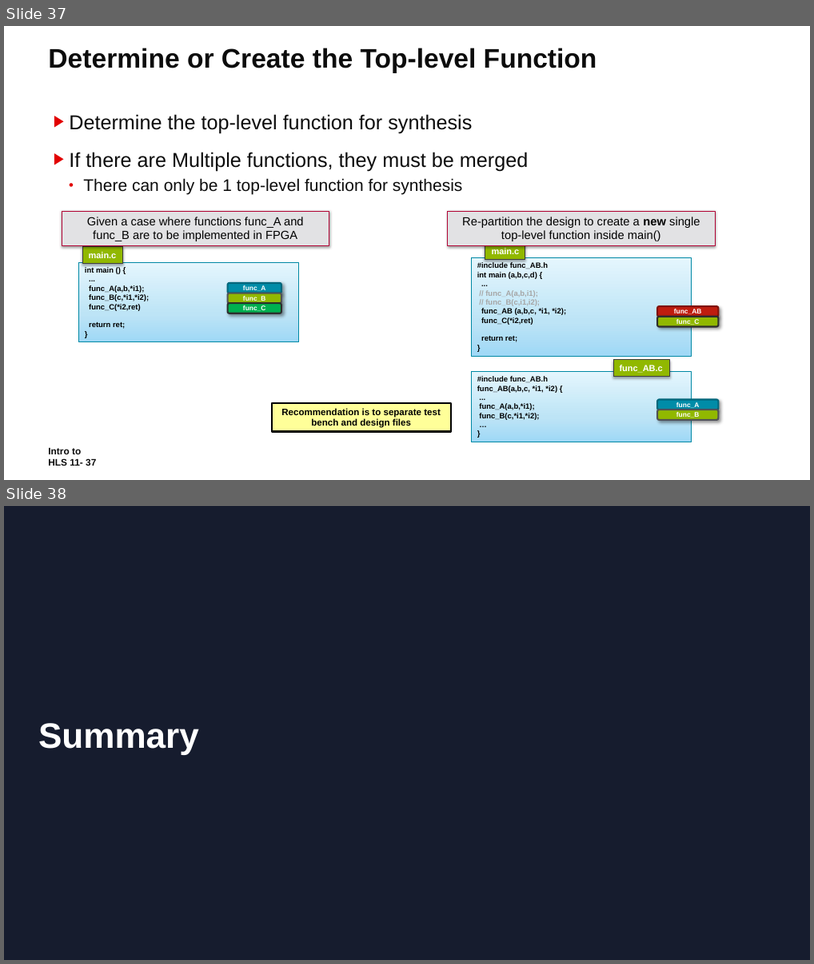
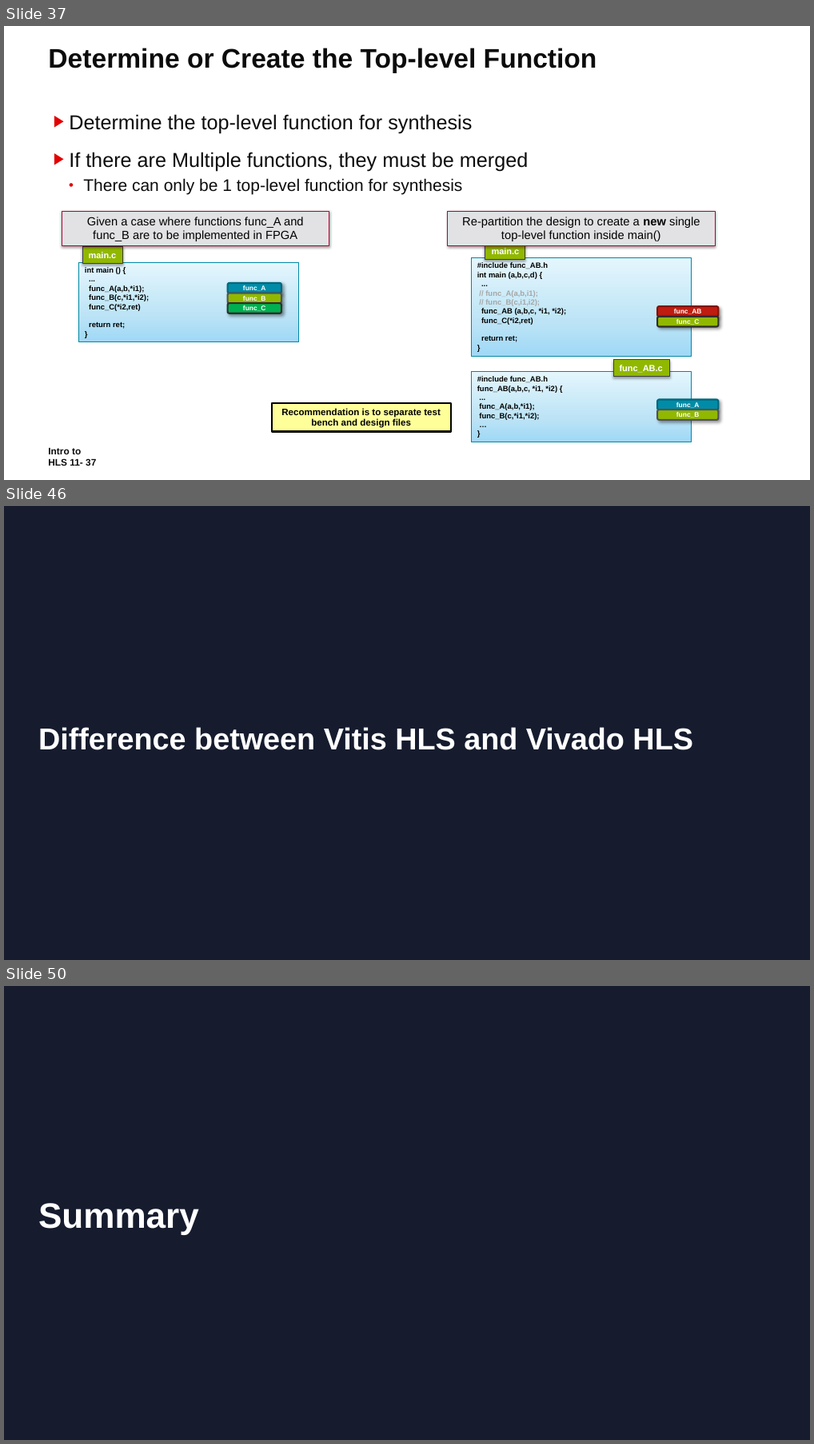
Before and after one commit to ChunxuGuo/High-Level-Synthesis-Flow-on-Zynq-using-Vitis-HLS, a slide deck: vitis_slides/11_HLS_Intro.PPTX. Shown one above the other, each under a label of ours: slides 37 and 38 before the commit, slides 37, 46 and 50 after it; the slides between them are not shown. The pictures are 814x964 and 814x1444 pixels, drawn with LibreOffice and Linux fonts; fonts in the diff are those of the drawing; background and template pictures are left out. Boxes give left, top, right and bottom in pixels: in the first picture for what was removed or moved away, otherwise in the second. Text is boxed around its words. In the diff, an @@ line names an element or a change of style, - is before the commit and + after.

```diff
--- a/vitis_slides/11_HLS_Intro.PPTX
+++ b/vitis_slides/11_HLS_Intro.PPTX
@@ slide 46 added at <box>4,506,810,960</box>, background #161C2E @@
@@ title added at <box>38,727,694,750</box>, 36 pt, text #FFFFFF, bold @@
+Difference between Vitis HLS and Vivado HLS
@@ what was slide 38 is now slide 50 @@
```
Also in this commit, not shown: 11 other slides added.
